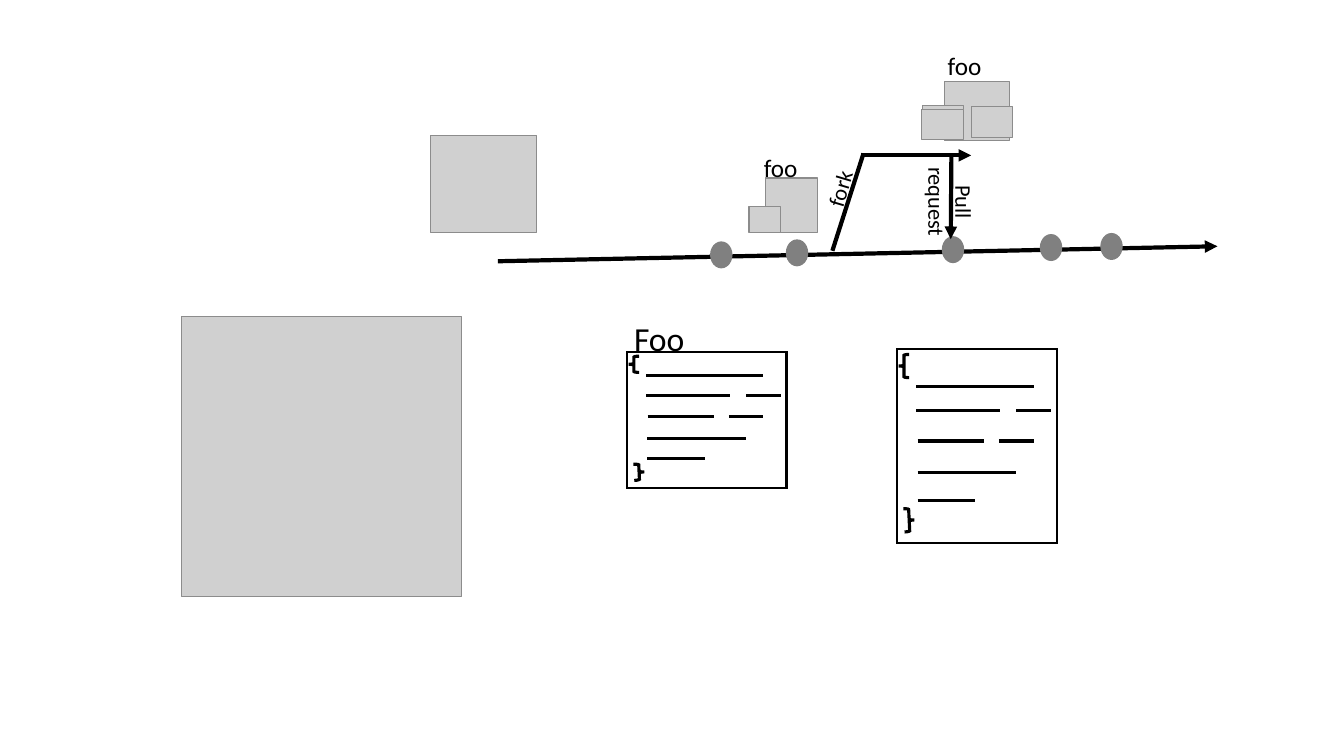
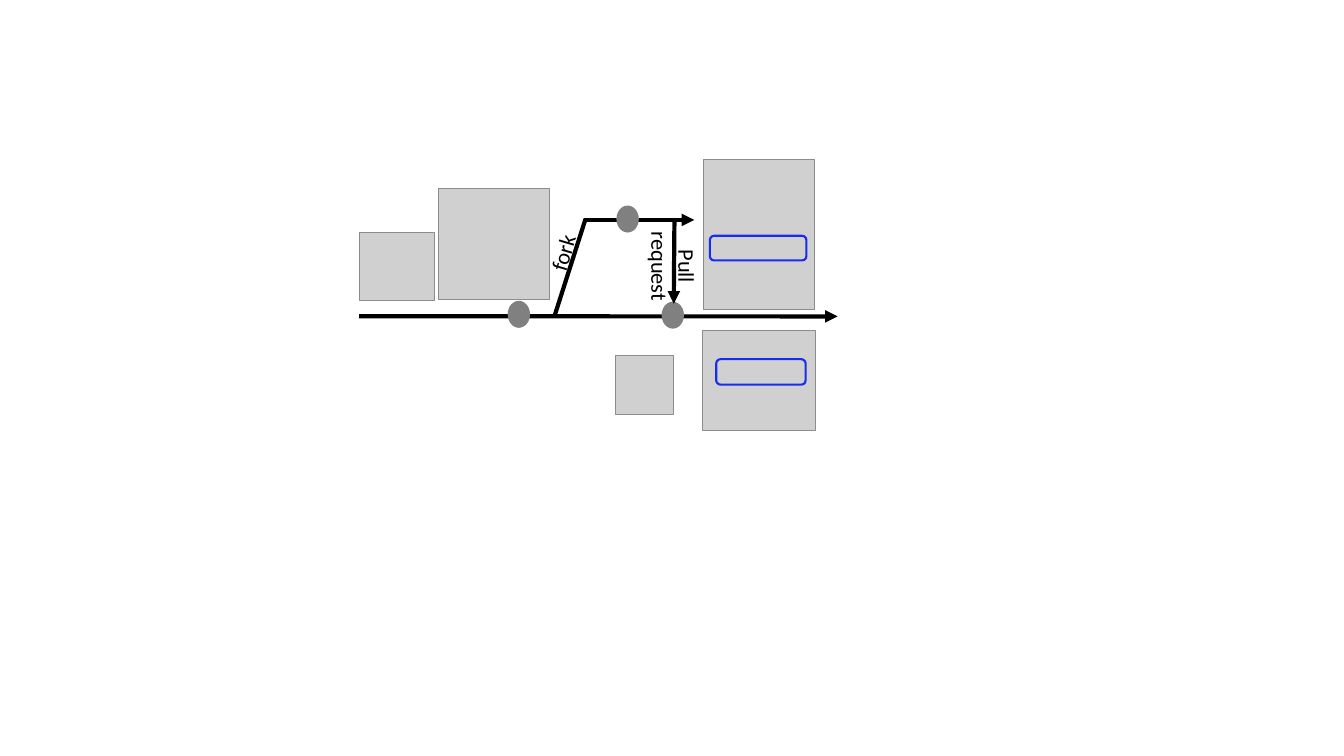
Before and after one commit to johnxu21/johnxu21.github.io, a slide deck: slide 9 of teaching/CS472/Timetable/LLM.pptx. Drawn at 1344x756 pixels with LibreOffice and Linux fonts; fonts in the diff are those of the drawing; grey boxes stand for pictures. Boxes give left, top, right and bottom in pixels: in the first picture for what was removed or moved away, otherwise in the second. Text is boxed around its words. In the diff, an @@ line names an element or a change of style, - is before the commit and + after.

```diff
--- a/teaching/CS472/Timetable/LLM.pptx
+++ b/teaching/CS472/Timetable/LLM.pptx
@@ group removed at (922, 57, 1012, 141): 4 pictures, 1 text @@
-foo
@@ picture added at (704, 159, 815, 310) @@
@@ text removed at (764, 159, 798, 183) @@
-foo
@@ picture removed at (766, 178, 818, 233) @@
@@ picture added at (439, 189, 549, 299) @@
@@ ellipse: place and size @@
-ellipse at (786, 240, 808, 265)
+ellipse at (617, 207, 638, 232)
@@ picture removed at (749, 207, 780, 232) @@
@@ picture: place and size @@
-picture at (431, 135, 537, 232)
+picture at (359, 233, 435, 301)
@@ line moved from (833, 251) - (864, 153) to (555, 317) - (586, 219) @@
@@ 2 texts, 2 arrows: place and size @@
-2 texts, 2 arrows at (822, 155, 976, 239)
+2 texts, 2 arrows at (545, 220, 699, 303)
@@ rounded rectangle added at (710, 236, 807, 260), outline #172CEC 1.5 pt @@
@@ ellipse removed at (1041, 235, 1062, 260) @@
@@ ellipse removed at (1101, 234, 1122, 259) @@
@@ arrow removed from (498, 261) to (1218, 246) @@
@@ picture removed at (181, 317, 462, 597) @@
@@ arrow added from (359, 317) to (838, 317), #000000 3 pt @@
@@ ellipse: place and size @@
-ellipse at (943, 237, 964, 262)
+ellipse at (508, 301, 529, 327)
@@ text removed at (634, 329, 684, 359) @@
-Foo
@@ ellipse: place and size @@
-ellipse at (711, 242, 732, 267)
+ellipse at (662, 302, 684, 328)
@@ picture added at (616, 355, 675, 414) @@
@@ picture added at (703, 331, 816, 431) @@
@@ rounded rectangle added at (717, 359, 807, 384), outline #172CEC 1.5 pt @@
@@ group removed at (627, 352, 786, 488): 7 lines, 2 left braces, 1 rectangle @@
@@ group removed at (897, 349, 1057, 543): 7 lines, 2 left braces, 1 rectangle @@
```
Also in this commit, not shown: 1 other slide changed, 3 other files.
